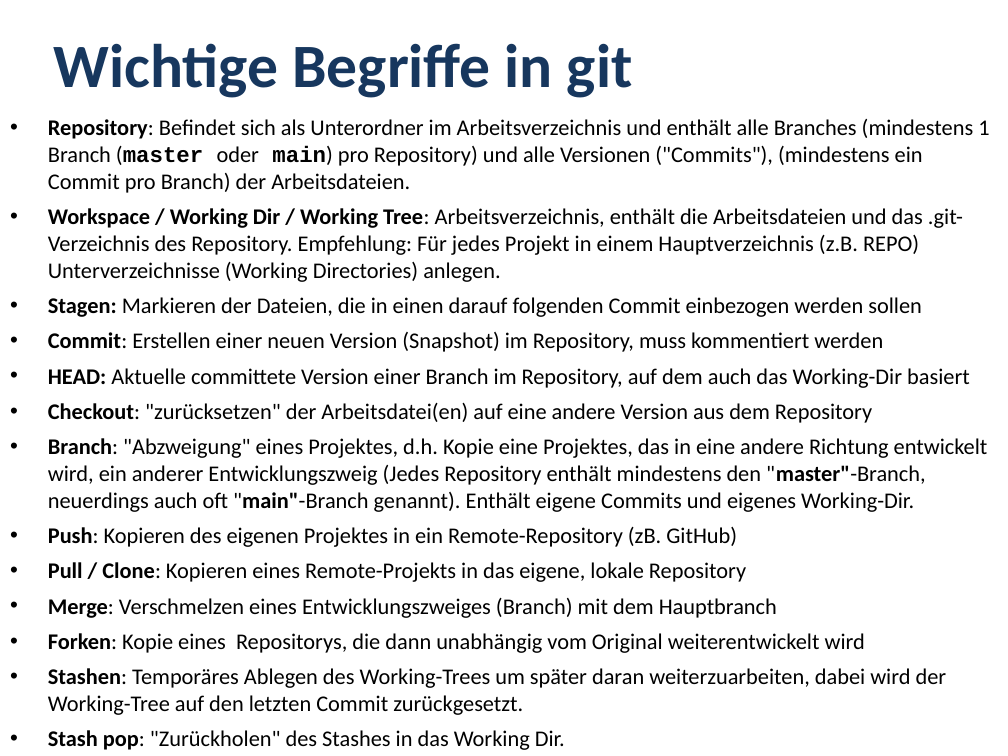
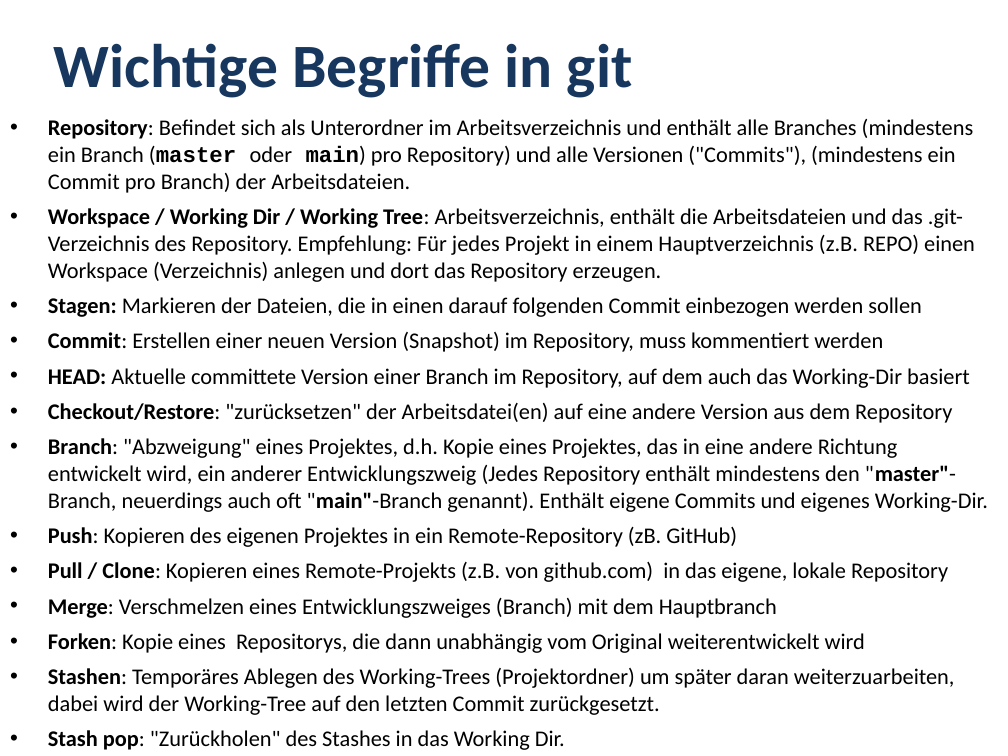
Before and after one commit to MickyRoth/Presentations, a slide deck: slide 5 of Git.pptx. Drawn at 1008x756 pixels with LibreOffice and Linux fonts; fonts in the diff are those of the drawing; background and template pictures are left out. Boxes give left, top, right and bottom in pixels: in the first picture for what was removed or moved away, otherwise in the second. Text is boxed around its words. In the diff, an @@ line names an element or a change of style, - is before the commit and + after.

```diff
--- a/Git.pptx
+++ b/Git.pptx
@@ text at (48,119,975,282): text changed @@
-• Repository: Befindet sich als Unterordner im Arbeitsverzeichnis und enthält alle Branches (mindestens 1 Branch (master oder main) pro Repository) und alle Versionen ("Commits"), (mindestens ein Commit pro Branch) der Arbeitsdateien.
-• Workspace / Working Dir / Working Tree: Arbeitsverzeichnis, enthält die Arbeitsdateien und das .git-Verzeichnis des Repository. Empfehlung: Für jedes Projekt in einem Hauptverzeichnis (z.B. REPO) Unterverzeichnisse (Working Directories) anlegen.
+• Repository: Befindet sich als Unterordner im Arbeitsverzeichnis und enthält alle Branches (mindestens ein Branch (master oder main) pro Repository) und alle Versionen ("Commits"), (mindestens ein Commit pro Branch) der Arbeitsdateien.
+• Workspace / Working Dir / Working Tree: Arbeitsverzeichnis, enthält die Arbeitsdateien und das .git-Verzeichnis des Repository. Empfehlung: Für jedes Projekt in einem Hauptverzeichnis (z.B. REPO) einen Workspace (Verzeichnis) anlegen und dort das Repository erzeugen.
@@ text at (48,403,988,512): text changed @@
-• Checkout: "zurücksetzen" der Arbeitsdatei(en) auf eine andere Version aus dem Repository
-• Branch: "Abzweigung" eines Projektes, d.h. Kopie eine Projektes, das in eine andere Richtung entwickelt wird, ein anderer Entwicklungszweig (Jedes Repository enthält mindestens den "master"-Branch, neuerdings auch oft "main"-Branch genannt). Enthält eigene Commits und eigenes Working-Dir.
+• Checkout/Restore: "zurücksetzen" der Arbeitsdatei(en) auf eine andere Version aus dem Repository
+• Branch: "Abzweigung" eines Projektes, d.h. Kopie eines Projektes, das in eine andere Richtung entwickelt wird, ein anderer Entwicklungszweig (Jedes Repository enthält mindestens den "master"-Branch, neuerdings auch oft "main"-Branch genannt). Enthält eigene Commits und eigenes Working-Dir.
@@ text at (48,562,948,582): text changed @@
-• Pull / Clone: Kopieren eines Remote-Projekts in das eigene, lokale Repository
+• Pull / Clone: Kopieren eines Remote-Projekts (z.B. von github.com) in das eigene, lokale Repository
@@ text at (48,668,955,715): text changed @@
-• Stashen: Temporäres Ablegen des Working-Trees um später daran weiterzuarbeiten, dabei wird der Working-Tree auf den letzten Commit zurückgesetzt.
+• Stashen: Temporäres Ablegen des Working-Trees (Projektordner) um später daran weiterzuarbeiten, dabei wird der Working-Tree auf den letzten Commit zurückgesetzt.
```
Also in this commit, not shown: 7 other slides changed, 3 other files.
